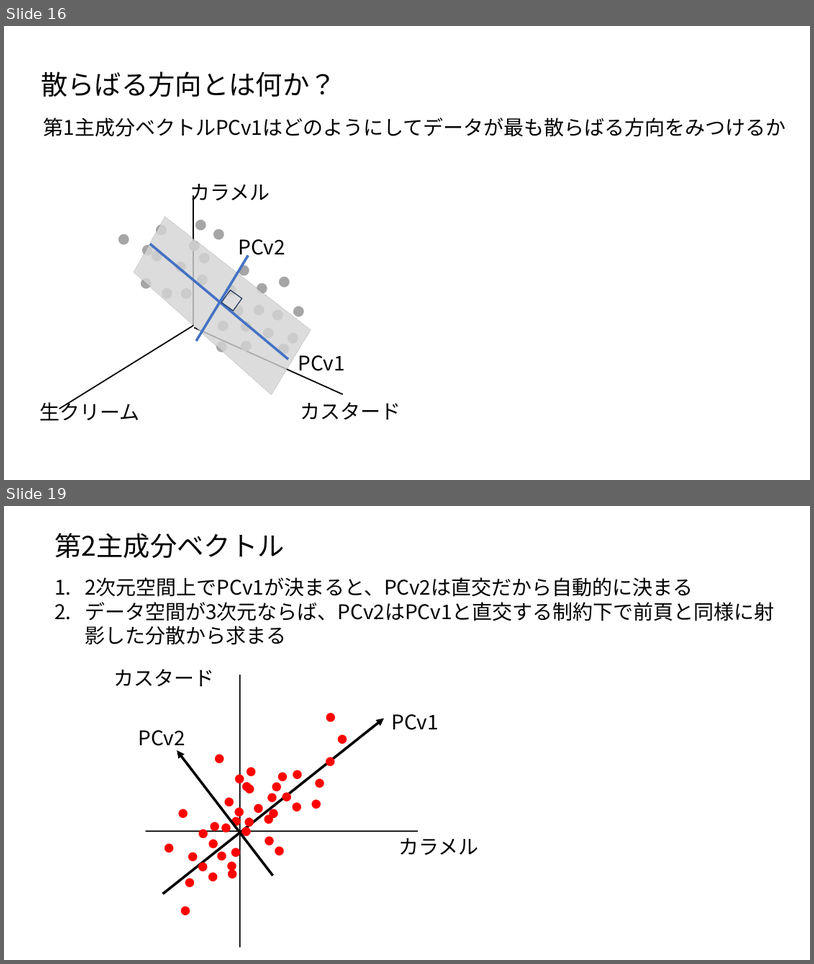
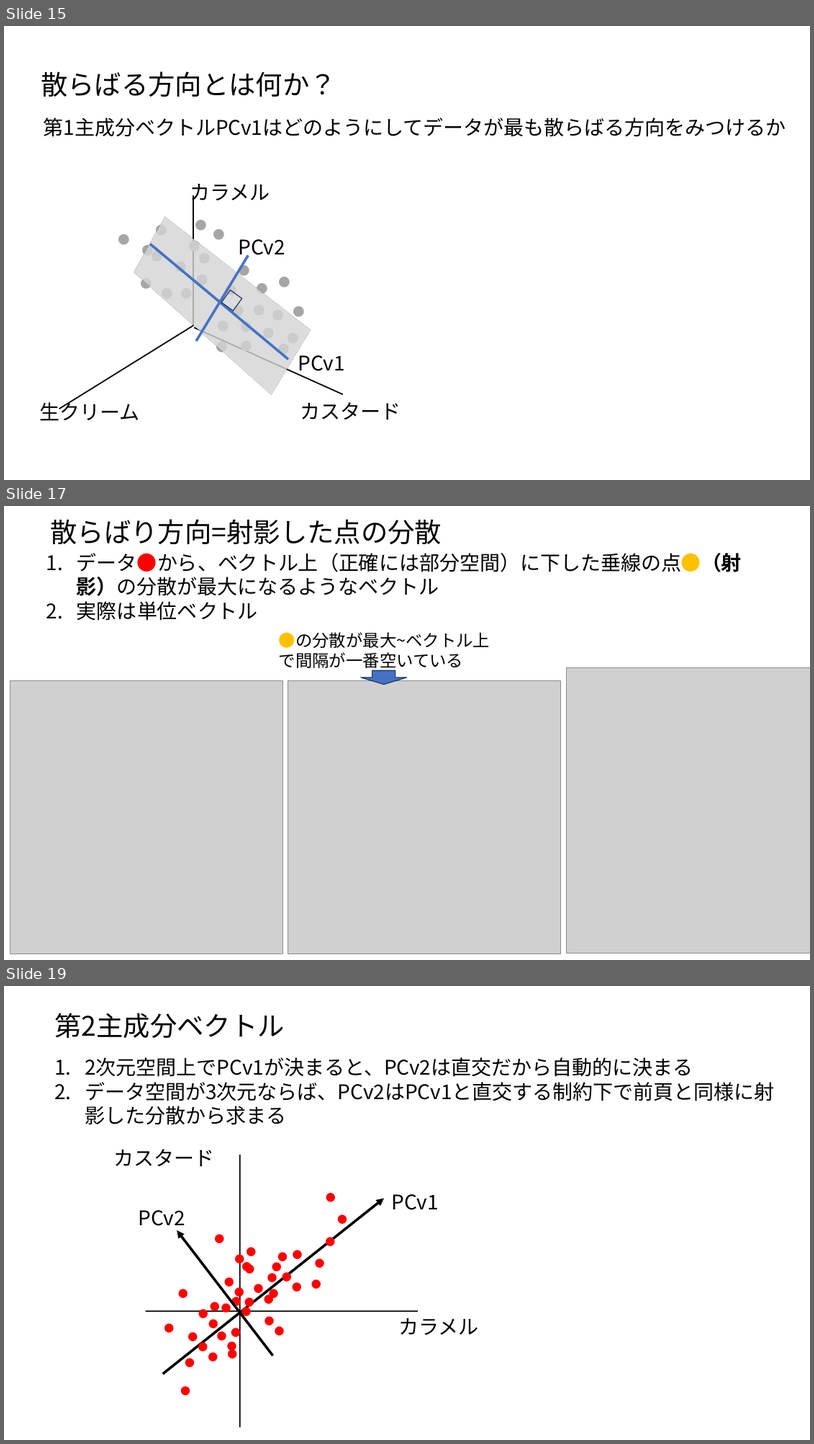
Before and after one commit to ueharaLab/NLP_7-PCA, a slide deck: NLP_6 PCA(BASICS)_ver2.pptx. Shown one above the other, each under a label of ours: slides 16 and 19 before the commit, slides 15, 17 and 19 after it; the slides between them are not shown. The pictures are 814x964 and 814x1444 pixels, drawn with LibreOffice and Linux fonts; fonts in the diff are those of the drawing; grey boxes stand for pictures. Boxes give left, top, right and bottom in pixels: in the first picture for what was removed or moved away, otherwise in the second. Text is boxed around its words. In the diff, an @@ line names an element or a change of style, - is before the commit and + after.

```diff
--- a/NLP_6 PCA(BASICS)_ver2.pptx
+++ b/NLP_6 PCA(BASICS)_ver2.pptx
@@ slide 17 added at [4,506,810,960], background #FFFFFF @@
@@ text added at [50,519,442,544], 32 pt, text #000000 @@
+散らばり方向=射影した点の分散
@@ text added at [77,553,742,620], 24 pt, text #000000 @@
+1. データ●から、ベクトル上（正確には部分空間）に下した垂線の点●（射影）の分散が最大になるようなベクトル
+2. 実際は単位ベクトル
@@ text added at [279,632,490,672], 20 pt, text #000000 @@
+●の分散が最大~ベクトル上で間隔が一番空いている
@@ down arrow added at [361,671,407,685], fill #4472C4, outline #1E3256 1 pt @@
@@ picture added at [567,667,810,953] @@
@@ picture added at [10,681,283,954] @@
@@ picture added at [288,681,561,954] @@
@@ what was slide 16 is now slide 15 @@
```
Also in this commit, not shown: 3 slides changed, 3 other slides added, 1 slide removed.
